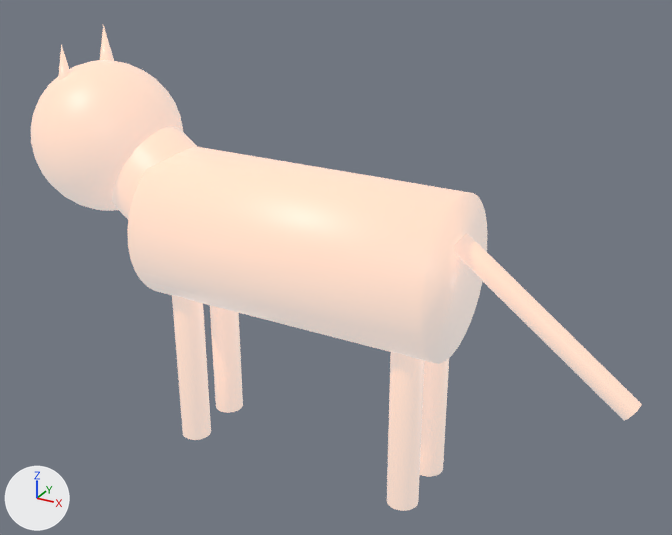
Before and after pictures for a commit that changed the COLLADA model tmc_gazebo_worlds/models/cat/meshes/cat.dae.
Camera for both pictures: a camera (50 mm lens) standing at (0.412, -0.692, 0.557) and looking at (0.025, 0.012, 0.205). Lighting does not change. The marker at lower left points along +X, +Y and +Z. The older version comes first. Where no turn or scale is listed for an object, it has been applied to the vertices.

Objects in the first picture: 'Body', 'Ear_Right', 'Foot_Back_Left', 'Foot_Back_Right', 'Foot_Fore_Left', 'Foot_Fore_Right', 'Head', 'Neck', 'Tail' and 1 more.
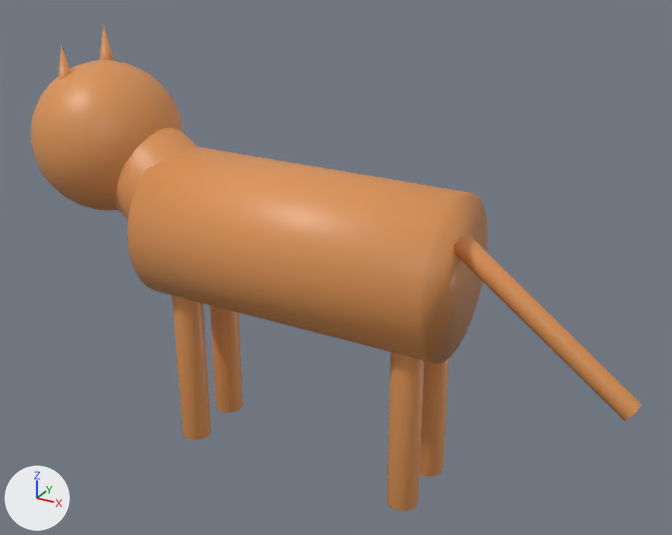
Changed parts and their boxes [x1, y1, x2, y2] in the pictures (672 x 535 px):
'Body', recoloured, surface changed (darker)
    both: [127, 147, 487, 364]
'Head', recoloured, surface changed (darker)
    both: [31, 60, 183, 211]
'Tail', recoloured, surface changed (darker)
    both: [454, 233, 642, 421]
'Foot_Back_Left', recoloured, surface changed (darker)
    both: [387, 352, 424, 511]
'Foot_Fore_Left', recoloured, surface changed (darker)
    both: [172, 295, 211, 440]
'Foot_Fore_Right', recoloured, surface changed (darker)
    both: [210, 305, 243, 413]
'Foot_Back_Right', recoloured, surface changed (darker)
    both: [420, 359, 449, 477]
'Neck', recoloured, surface changed (darker)
    both: [112, 126, 198, 219]
'Ear_Right', surface changed (darker)
    both: [100, 25, 114, 61]

What changed in the scene script:
```text
Change mat_material_body:
    remove mat_material_body.emission_color = (0.5, 0.5, 0.5)  # grey #bcbcbc
    remove mat_material_body.emission_strength = 1.0
Change mat_material_head:
    remove mat_material_head.emission_color = (0.5, 0.5, 0.5)  # grey #bcbcbc
    remove mat_material_head.emission_strength = 1.0
Change mat_material_foot_f_r:
    remove mat_material_foot_f_r.emission_color = (0.5, 0.5, 0.5)  # grey #bcbcbc
    remove mat_material_foot_f_r.emission_strength = 1.0
Change mat_material_foot_f_l:
    remove mat_material_foot_f_l.emission_color = (0.5, 0.5, 0.5)  # grey #bcbcbc
    remove mat_material_foot_f_l.emission_strength = 1.0
Change mat_material_foot_b_r:
    remove mat_material_foot_b_r.emission_color = (0.5, 0.5, 0.5)  # grey #bcbcbc
    remove mat_material_foot_b_r.emission_strength = 1.0
Change mat_material_foot_b_l:
    remove mat_material_foot_b_l.emission_color = (0.5, 0.5, 0.5)  # grey #bcbcbc
    remove mat_material_foot_b_l.emission_strength = 1.0
Change mat_material_neck:
    remove mat_material_neck.emission_color = (0.5, 0.5, 0.5)  # grey #bcbcbc
    remove mat_material_neck.emission_strength = 1.0
Change mat_material_tail:
    remove mat_material_tail.emission_color = (0.5, 0.5, 0.5)  # grey #bcbcbc
    remove mat_material_tail.emission_strength = 1.0
Change mat_material_ear_r:
    remove mat_material_ear_r.emission_strength = 1.0
```
